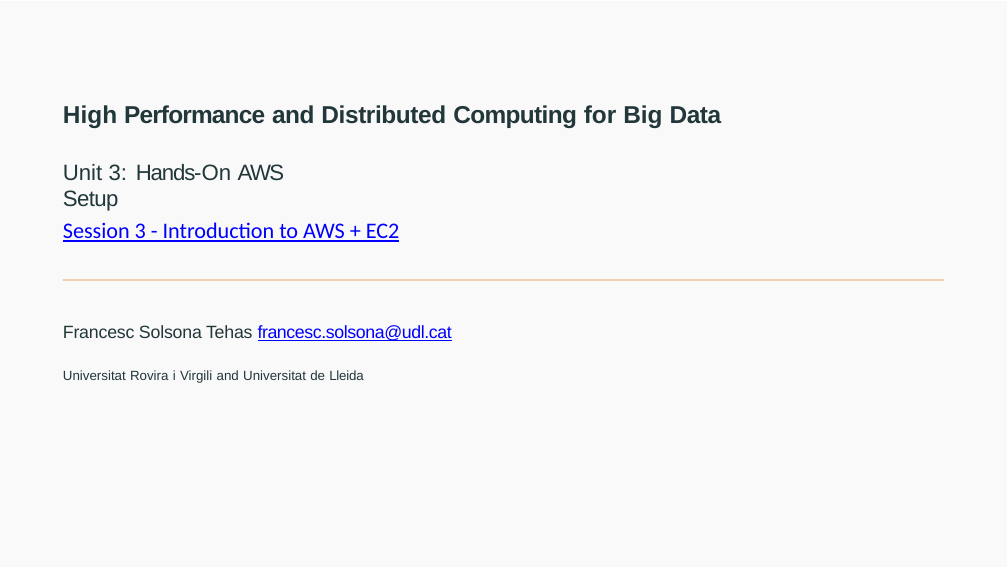
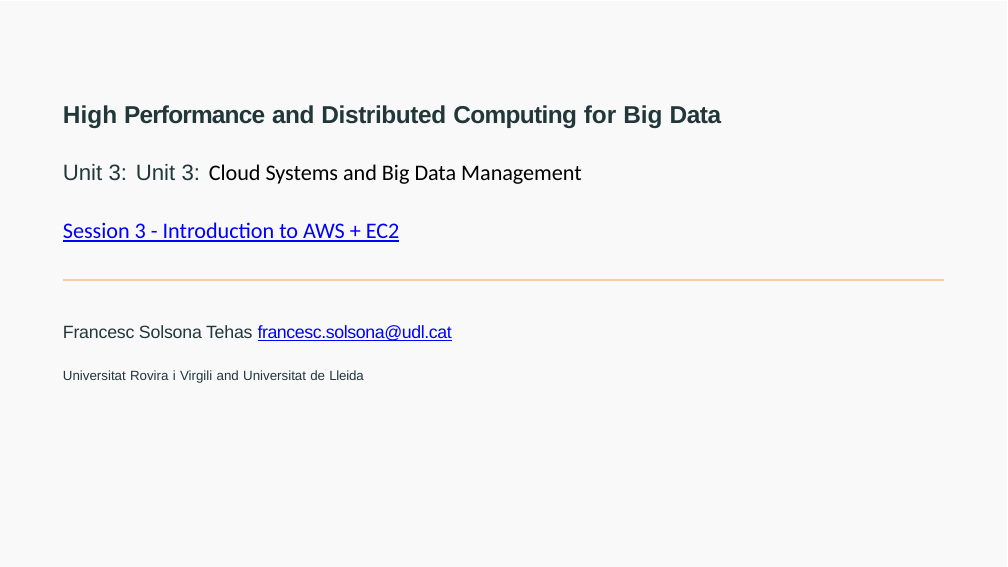
Before and after one commit to joanpaucm/HPDCB, a slide deck: slide 1 of src/slides/Session 3 - Introduction to AWS + EC2-2026.pptx. Drawn at 1008x567 pixels with LibreOffice and Linux fonts; fonts in the diff are those of the drawing. Boxes give left, top, right and bottom in pixels: in the first picture for what was removed or moved away, otherwise in the second. Text is boxed around its words. In the diff, an @@ line names an element or a change of style, - is before the commit and + after.

```diff
--- a/src/slides/Session 3 - Introduction to AWS + EC2-2026.pptx
+++ b/src/slides/Session 3 - Introduction to AWS + EC2-2026.pptx
@@ text at bbox=[63, 164, 582, 184]: text changed; font Arial to Calibri; text colour #22373A to #000000 @@
-Unit 3: Hands-On AWS Setup
+Unit 3: Unit 3: Cloud Systems and Big Data Management
```
Also in this commit, not shown: 8 other files.
